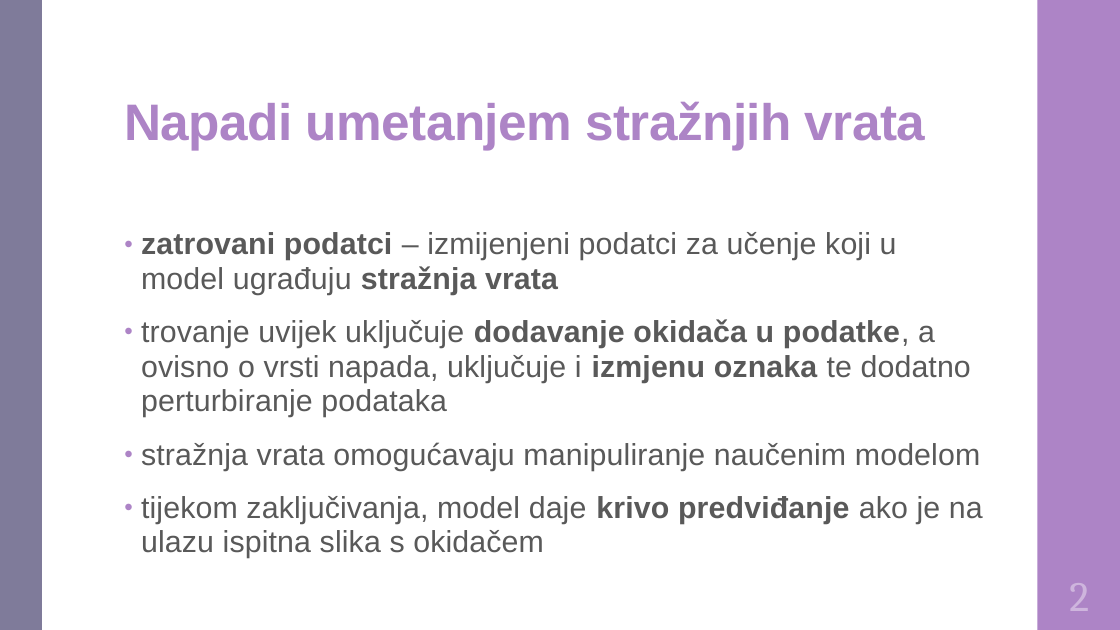
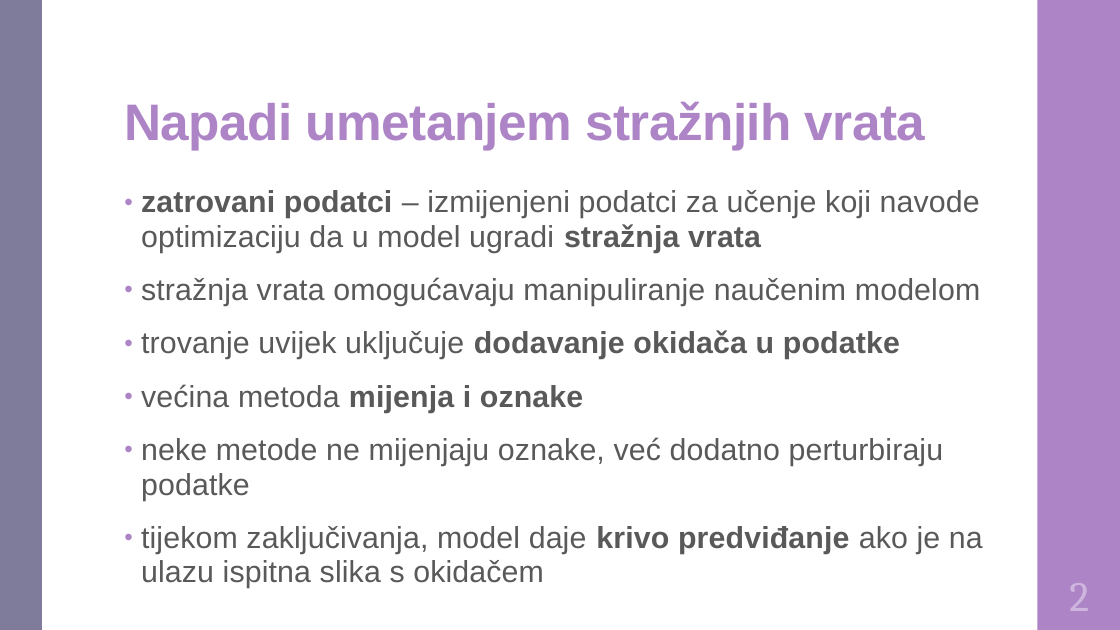
Before and after one commit to DomJamb/Diplomski-Rad-Doku, a slide deck: slide 4 of Prezentacija/Varijacijsko učenje na zašumljenim oznakama.pptx. Drawn at 1120x630 pixels with LibreOffice and Linux fonts; fonts in the diff are those of the drawing. Boxes give left, top, right and bottom in pixels: in the first picture for what was removed or moved away, otherwise in the second. Text is boxed around its words. In the diff, an @@ line names an element or a change of style, - is before the commit and + after.

Commit message:
update presentation

```diff
--- a/Prezentacija/Varijacijsko učenje na zašumljenim oznakama.pptx
+++ b/Prezentacija/Varijacijsko učenje na zašumljenim oznakama.pptx
@@ text "zatrovani podatci – izmijenjeni podatci ..." moved from (x1=141, y1=232, x2=983, y2=558) to (x1=141, y1=190, x2=983, y2=588) @@
@@ text at (x1=141, y1=190, x2=980, y2=253): text changed @@
-• zatrovani podatci – izmijenjeni podatci za učenje koji u model ugrađuju stražnja vrata
-• trovanje uvijek uključuje dodavanje okidača u podatke, a ovisno o vrsti napada, uključuje i izmjenu oznaka te dodatno perturbiranje podataka
+• zatrovani podatci – izmijenjeni podatci za učenje koji navode optimizaciju da u model ugradi stražnja vrata
@@ text at (x1=141, y1=330, x2=944, y2=501): paragraphs added @@
+• trovanje uvijek uključuje dodavanje okidača u podatke
+• većina metoda mijenja i oznake
+• neke metode ne mijenjaju oznake, već dodatno perturbiraju podatke
```
Also in this commit, not shown: 5 other slides changed, 1 other file.
